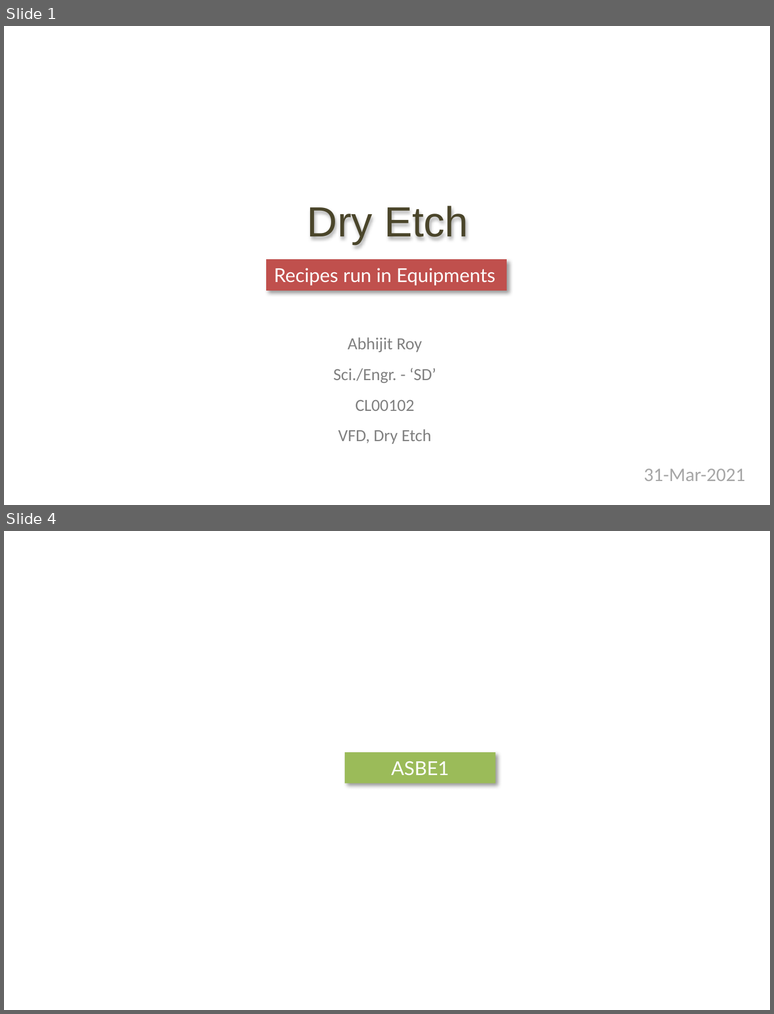
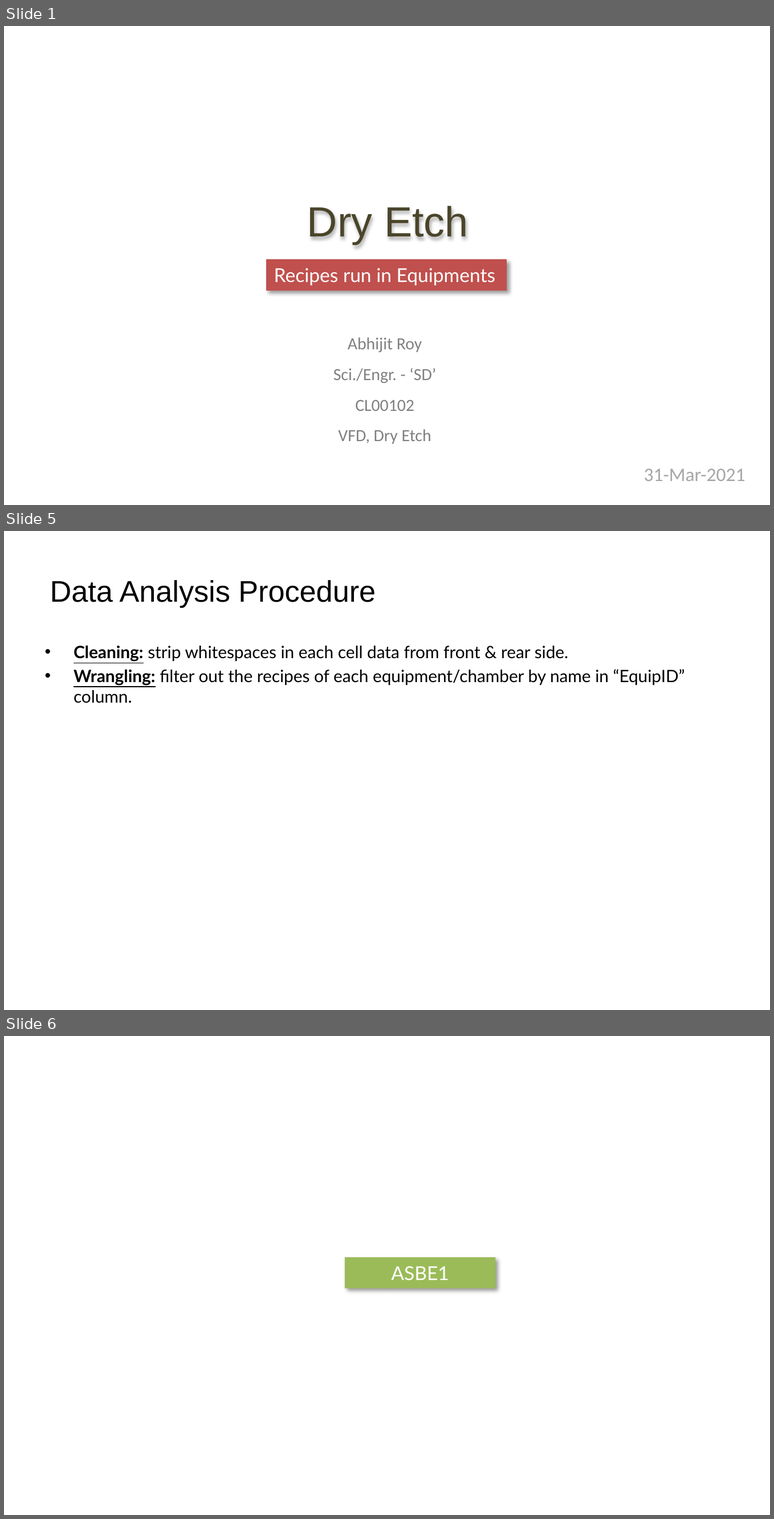
Before and after one commit to abhi3700/work-23, a slide deck: docs/dry_etch_recipes.pptx. Shown one above the other, each under a label of ours: slides 1 and 4 before the commit, slides 1, 5 and 6 after it; the slides between them are not shown. The pictures are 774x1014 and 774x1519 pixels, drawn with LibreOffice and Linux fonts; fonts in the diff are those of the drawing. Boxes give left, top, right and bottom in pixels: in the first picture for what was removed or moved away, otherwise in the second. Text is boxed around its words. In the diff, an @@ line names an element or a change of style, - is before the commit and + after.

Commit message:
recipes for REML1, REOX1, REPL1, RESP1 -- DONE

```diff
--- a/docs/dry_etch_recipes.pptx
+++ b/docs/dry_etch_recipes.pptx
@@ slide 5 added at (4,531,770,1010), background #FFFFFF @@
@@ title added at (50,580,376,607), 28 pt, text #000000 @@
+Data Analysis Procedure
@@ text added at (74,645,685,703), 16 pt, text #000000 @@
+• Cleaning: strip whitespaces in each cell data from front & rear side.
+• Wrangling: filter out the recipes of each equipment/chamber by name in “EquipID” column.
@@ what was slide 4 is now slide 6 @@
```
Also in this commit, not shown: 2 slides changed, 1 other slide added, 3 other files.
